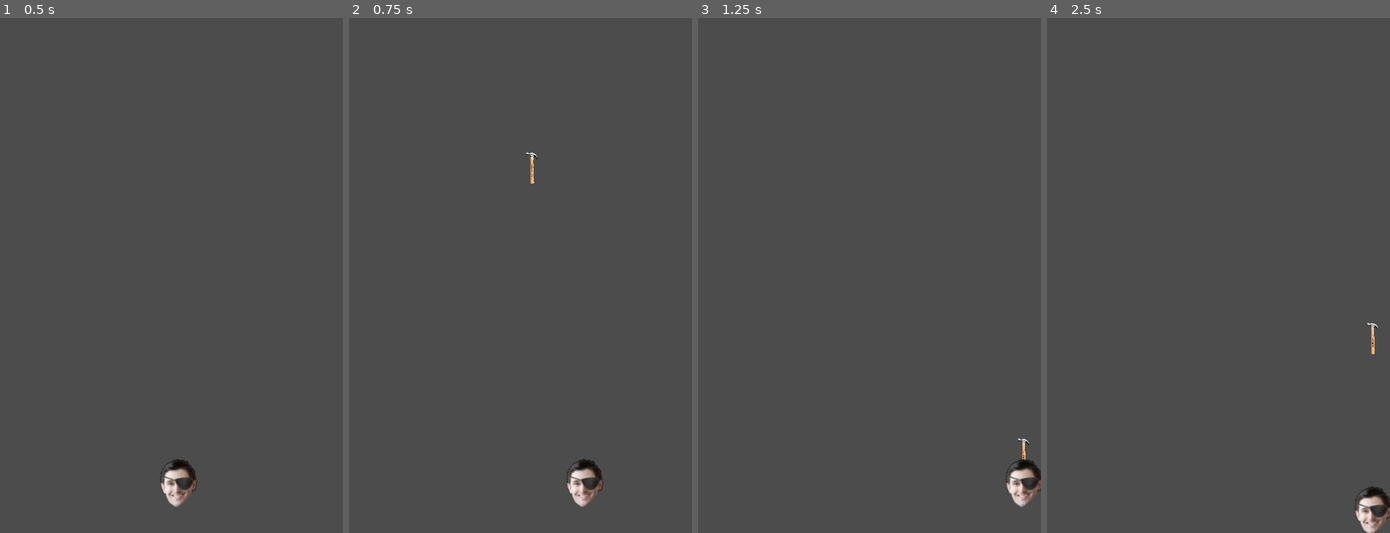
Above: before the commit, frames 1-4 (left to right).
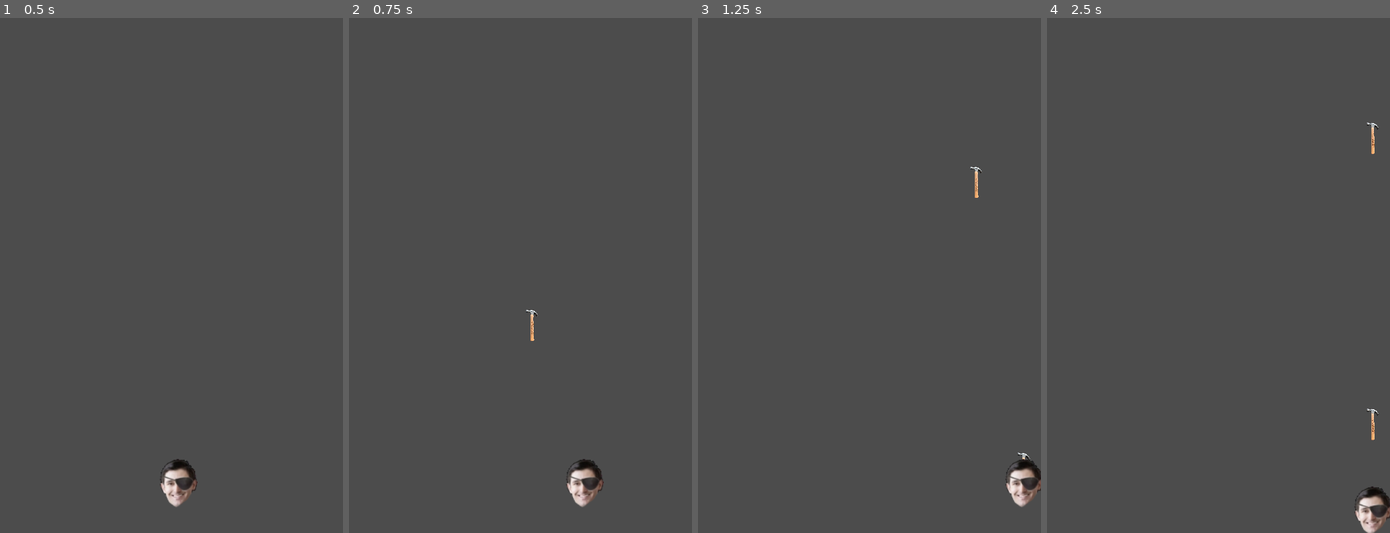
Above: after the commit, the same moments.

Repository: TheMinesAreShakin/AT-HOK
Game: Godot game, scene res://src/levels/Level01.tscn
Same seed, same stepped clock (60 frames per second), same inputs: the game is played once before the commit and once after it.
Inputs:
- Up to frame 1 (0.5 s): no input
- Up to frame 2 (0.75 s): tap Enter at 0.5 s; hold D (MoveRight) from 0.53 s (still down); hold Space (Shoot) from 0.53 s (still down)
- Up to frame 3 (1.25 s): keep holding D (MoveRight); keep holding Space (Shoot)
- Up to frame 4 (2.5 s): release D (MoveRight) at 1.28 s; release Space (Shoot) at 1.28 s; hold S (MoveDown) 1.28-2.03 s; tap Space (Shoot) at 1.35 s; hold D (MoveRight) from 2.03 s (still down); hold Space (Shoot) from 2.03 s (still down)

Frame 1 is identical in both runs. In frame 2, 0.1% of the frame differs, in the area x 51-56%, y 26-63%; in frame 3, 0.1%; in frame 4, 0.2%, in the area x 93-97%, y 20-82%.

Commit message:
fix hammer speed

Diff:
--- a/src/objects/hammer.gd
+++ b/src/objects/hammer.gd
@@ -1,6 +1,6 @@
 extends KinematicBody2D
 
-var veloctiy: int = 3000
+var veloctiy: int = 1500
 
 
 func _process(delta: float) -> void:
